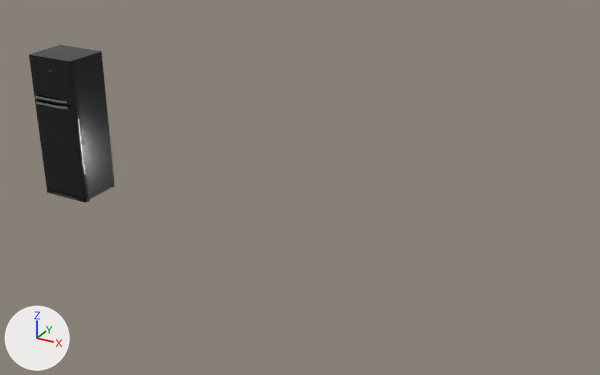
Two versions of the glTF model spatium-frontend/public/data/default_3d_models/refrigerator.glb, one commit apart.
Both versions are drawn from a 50 mm camera at (7.61, -7.64, 4.58) aimed at (3.45, -0.07, 0.79). Lighting does not change. The marker at lower left points along +X, +Y and +Z. The older version comes first. Where no turn or scale is listed for an object, it has been applied to the vertices. Vertices at exactly the same position are counted once.

The first picture shows 'Refrigerator.001', 'Refrigerator.002', 'Refrigerator.007', 'Refrigerator.010', 'Refrigerator.023', 'Refrigerator.024', 'Refrigerator.025'.
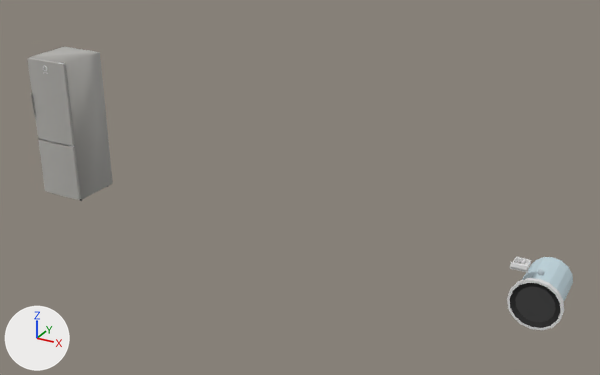
Boxes [x1, y1, x2, y2] around the edits, measured in the pictures (600 x 375 px):
'Refrigerator.007', reshaped, moved, turned, rescaled, recoloured: before [32, 45, 115, 199]; after [30, 47, 113, 200]
'Refrigerator.001', deleted (black): before [35, 99, 88, 198]
'top_door', added: after [27, 58, 75, 146]
'KA-F600_Washer_V1_Door', added: after [507, 278, 564, 330]
'Refrigerator.023', deleted (black): before [29, 54, 78, 106]
'bottom_door', added: after [38, 139, 81, 200]
'KA-F600_Washer_V1_Tub', added: after [522, 257, 573, 301]
'KA-F600_Washer_V1_Tray', added: after [510, 256, 531, 273]
'Refrigerator.002', deleted: before [47, 189, 90, 203]
'Refrigerator.024', deleted: before [36, 101, 68, 109]
'Refrigerator.025', deleted: before [35, 95, 67, 103]
'Refrigerator.010', deleted: before [53, 193, 79, 201]
part 1 of me_circle_006, deleted: before [32, 45, 115, 199]
part 2 of me_circle_006, added: after [30, 47, 113, 200]

The edits, one by one:
Picture 'AlstraInfinite1024_Main' (img_alstrainfinite1024_main) is new.
Material 'metal_cobalt_rough' (mat_metal_cobalt_rough) is new.
Its base color is (0.662, 0.655, 0.634) (light grey #d5d4d0).
Its metallic is 1.0.
Its roughness is 1.0.
Material 'metal_(aluminium)_mat' (mat_metal__aluminium__mat) is new.
Its base color is (0.913, 0.921, 0.925) (white #f5f6f6).
Its metallic is 1.0.
Its roughness is 0.559.
Material 'Main_Slot.006' (mat_main_slot_006) is new.
Its texture is img_alstrainfinite1024_main.
me_circle_006 is used by ob_refrigerator_007; parent ob_refrigerator; location (0.0, 0.0, 0.951); rotation (0.0, 0.0, -0.00381), in degrees (0, 0, -0.2).
me_circle_006 had 23 vertices, 42 faces and spanned x -0.35..0.35, y -0.21..0.3, z -0.93..0.95.
me_circle_006 no longer uses material mat_metal_paint (black #0f0f0f).
me_circle_006 now has 16 vertices, 28 faces and spans x -227.66..501.4, y -900.99..900.99, z -397.52..329.21.
me_circle_006 part 1: the whole mesh is rebuilt.
Part 2, on me_circle_006:
16 vertices are added at x -227.66..501.4, y -900.99..900.99, z -397.52..329.21.
28 new faces join them.
me_circle_006 gains material mat_metal_cobalt_rough (light grey #d5d4d0).
Mesh me_top_door is new.
It has 3334 vertices, 6660 faces and spans x -0.304..0.304, y -0.028..0.02, z -0.609..0.463.
Faces by material slot: [6150, 510].
It uses material mat_metal_cobalt_rough (light grey #d5d4d0).
It uses material mat_metal__aluminium__mat (white #f5f6f6).
Mesh me_bottom_door is new.
It has 3334 vertices, 6660 faces and spans x -0.304..0.304, y -0.028..0.02, z -0.307..0.43.
Faces by material slot: [6150, 510].
It uses material mat_metal_cobalt_rough (light grey #d5d4d0).
It uses material mat_metal__aluminium__mat (white #f5f6f6).
Mesh me_cube_071 is new.
It has 105 vertices, 206 faces and spans x 0.0..0.53, y -0.047..0.063, z -0.265..0.265.
It uses material mat_main_slot_006 (picture img_alstrainfinite1024_main).
Mesh me_cube_074 is new.
It has 72 vertices, 134 faces and spans x -0.013..0.157, y -0.166..0.0, z -0.013..0.061.
It uses material mat_main_slot_006 (picture img_alstrainfinite1024_main).
Mesh me_cube_072 is new.
It has 32 vertices, 46 faces and spans x -0.221..0.221, y -0.555..0.0, z -0.221..0.221.
It uses material mat_main_slot_006 (picture img_alstrainfinite1024_main).
Object 'Refrigerator.001' (ob_refrigerator_001) is deleted.
Object 'Refrigerator.002' (ob_refrigerator_002) is deleted.
Object 'Refrigerator.007' (ob_refrigerator_007) moves from (0.0, 0.0, 0.951) to (0.0, 0.154, 0.962).
Object 'Refrigerator.007' (ob_refrigerator_007) turns from (0, 0, -0.2) to (90, 0, -104) degrees about x, y and z.
Object 'Refrigerator.007' (ob_refrigerator_007) is rescaled from (1.0, 1.0, 1.0) to (0.00102, 0.00102, 0.00102).
Object 'Refrigerator.010' (ob_refrigerator_010) is deleted.
Object 'Refrigerator.023' (ob_refrigerator_023) is deleted.
Object 'Refrigerator.024' (ob_refrigerator_024) is deleted.
Object 'Refrigerator.025' (ob_refrigerator_025) is deleted.
Object 'top_door' (ob_top_door) is new; it shows me_top_door.
Its location is (-0.001, -0.323, 1.416).
Object 'bottom_door' (ob_bottom_door) is new; it shows me_bottom_door.
Its location is (-0.001, -0.323, 0.363).
Object 'KA-F600_Washer_V1_Door' (ob_ka_f600_washer_v1_door) is new; it shows me_cube_071.
Its location is (6.035, -0.62, 0.415).
Object 'KA-F600_Washer_V1_Tray' (ob_ka_f600_washer_v1_tray) is new; it shows me_cube_074.
Its location is (6.033, -0.474, 0.73).
Object 'KA-F600_Washer_V1_Tub' (ob_ka_f600_washer_v1_tub) is new; it shows me_cube_072.
Its location is (6.3, -0.05, 0.415).
